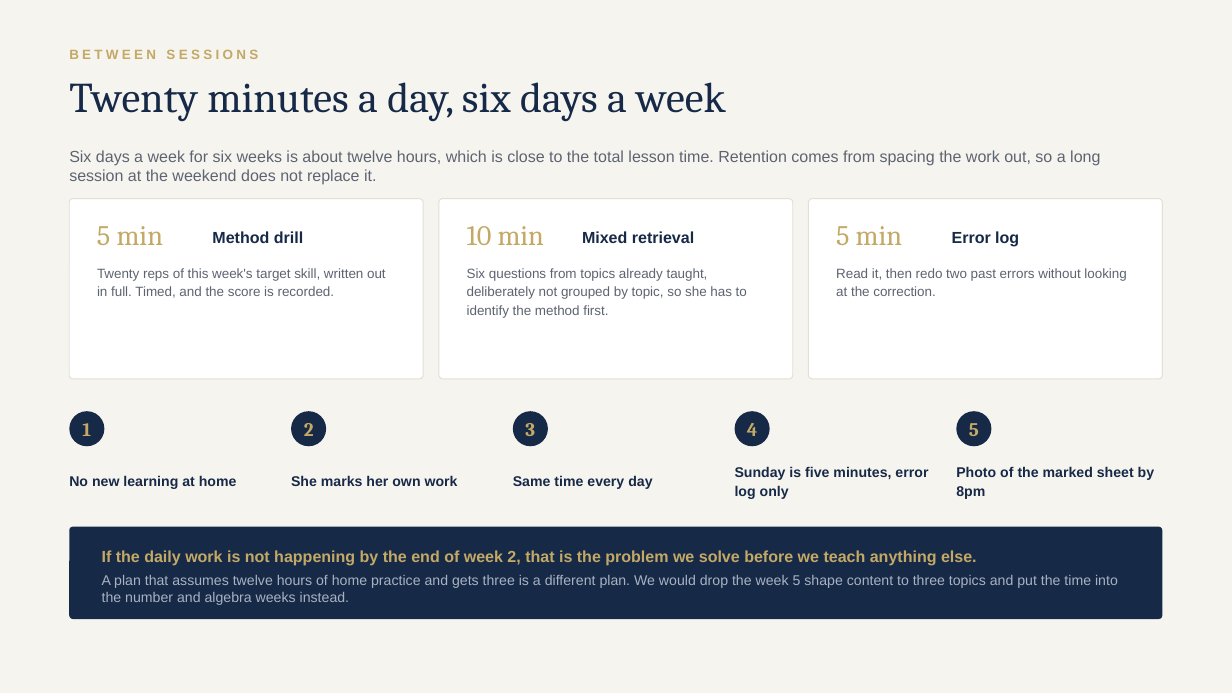
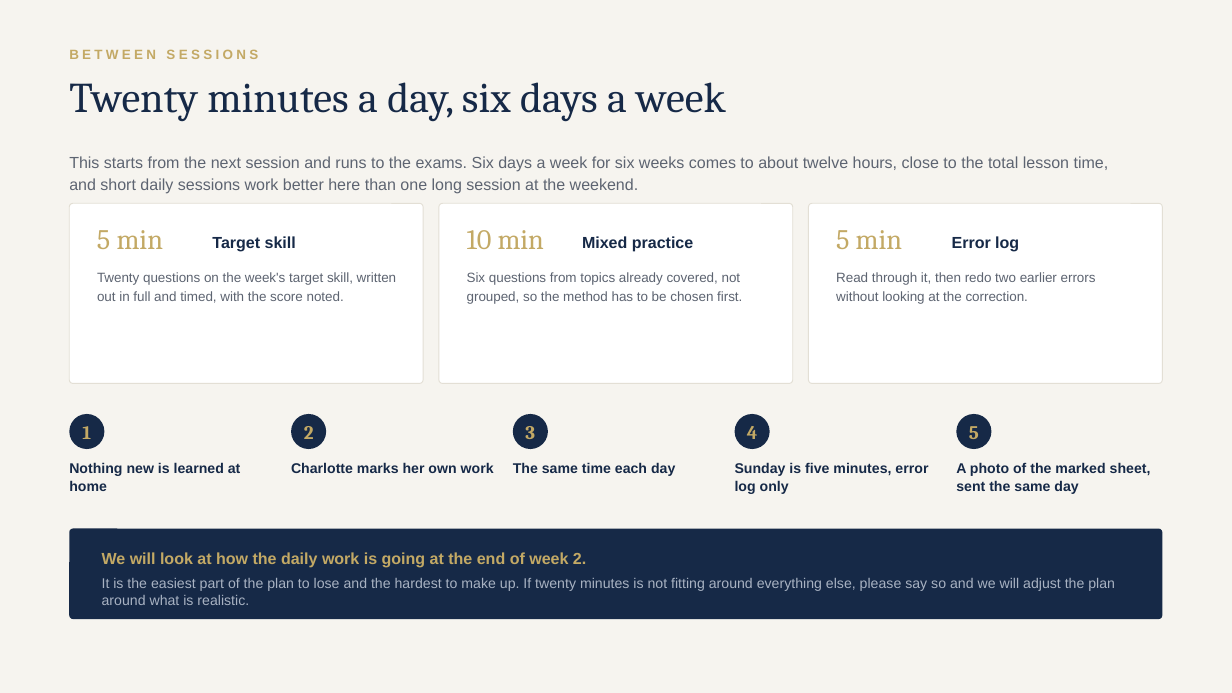
Before and after one commit to AliAljawabra/Daily, a slide deck: slide 13 of tutoring/charlotte/Charlotte_maths_plan.pptx. Drawn at 1232x693 pixels with LibreOffice and Linux fonts; fonts in the diff are those of the drawing. Boxes give left, top, right and bottom in pixels: in the first picture for what was removed or moved away, otherwise in the second. Text is boxed around its words. In the diff, an @@ line names an element or a change of style, - is before the commit and + after.

```diff
--- a/tutoring/charlotte/Charlotte_maths_plan.pptx
+++ b/tutoring/charlotte/Charlotte_maths_plan.pptx
@@ text at (69,156,1109,194): text changed @@
-Six days a week for six weeks is about twelve hours, which is close to the total lesson time. Retention comes from spacing the work out, so a long session at the weekend does not replace it.
+This starts from the next session and runs to the exams. Six days a week for six weeks comes to about twelve hours, close to the total lesson time, and short daily sessions work better here than one long session at the weekend.
@@ 4 texts, 3 rounded rectangles: place and size @@
-4 texts, 3 rounded rectangles at (69,199,1163,379)
+4 texts, 3 rounded rectangles at (69,203,1163,384)
@@ text at (212,236,296,252): text changed @@
-Method drill
+Target skill
@@ text at (582,236,693,252): text changed @@
-Mixed retrieval
+Mixed practice
@@ text at (97,272,396,303): text changed @@
-Twenty reps of this week's target skill, written out in full. Timed, and the score is recorded.
+Twenty questions on the week's target skill, written out in full and timed, with the score noted.
@@ text at (467,272,742,304): text changed @@
-Six questions from topics already taught, deliberately not grouped by topic, so she has to identify the method first.
+Six questions from topics already covered, not grouped, so the method has to be chosen first.
@@ text at (836,272,1096,304): text changed @@
-Read it, then redo two past errors without looking at the correction.
+Read through it, then redo two earlier errors without looking at the correction.
@@ text at (69,462,241,491): text changed @@
-No new learning at home
+Nothing new is learned at home
@@ text at (291,462,494,473): text changed @@
-She marks her own work
+Charlotte marks her own work
@@ text at (513,462,675,476): text changed @@
-Same time every day
+The same time each day
@@ text at (956,462,1151,494): text changed @@
-Photo of the marked sheet by 8pm
+A photo of the marked sheet, sent the same day
@@ rounded rectangle at (69,529,1163,619): proportions changed @@
@@ text at (102,552,586,568): text changed @@
-If the daily work is not happening by the end of week 2, that is the problem we solve before we teach anything else.
+We will look at how the daily work is going at the end of week 2.
@@ vertical alignment middle to top in 7 elements at (735,462,928,494), (291,462,494,473), (513,462,675,476), (956,462,1151,494), (69,156,1109,194), (69,462,241,491), (102,578,1115,605) @@
@@ text at (102,578,1115,605): text changed @@
-A plan that assumes twelve hours of home practice and gets three is a different plan. We would drop the week 5 shape content to three topics and put the time into the number and algebra weeks instead.
+It is the easiest part of the plan to lose and the hardest to make up. If twenty minutes is not fitting around everything else, please say so and we will adjust the plan around what is realistic.
```
Also in this commit, not shown: 15 other slides changed, 2 other files.
